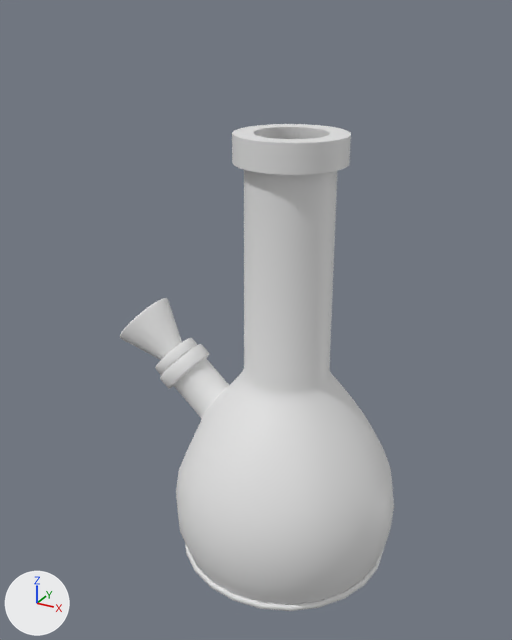
One commit to the FBX model Assets/Models/Bedroom_Stuffs/Boong_E031.fbx: the scene before it, then after it.
Camera for both pictures: a 50 mm lens placed at (0.318, -0.651, 0.647), pointed at (-0.043, 0.005, 0.319). The lights are fixed; the arrows at lower left show +X, +Y and +Z. The older version comes first. Where no turn or scale is listed for an object, it has been applied to the vertices.

In view in the first picture: 'Boong_E031'.
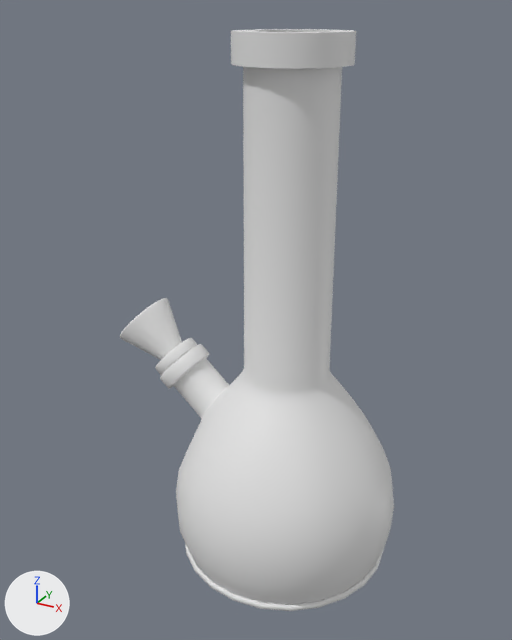
The newer file is also turned or shifted as a whole; pictures and numbers use the older file's frame.

Where the change shows, as pixel boxes (x1, y1, x2, y2) in the pictures (512 x 640 px; the box of a moved part takes in the faces that stretch with it):
'Boong_E031', reshaped (19% taller)
    before: (120, 124, 394, 611)
    after: (120, 29, 394, 611)
part 1 of me_boong_e031_001, moved or reshaped
    before: (232, 124, 351, 391)
    after: (231, 29, 356, 391)

The change in detail:
me_boong_e031_001 is used by ob_boong_e031; location (0.0, 0.0, 0.0).
me_boong_e031_001 had 1777 vertices, 1747 faces and spanned x -0.227..0.134, y -0.134..0.134, z -0.001..0.534.
me_boong_e031_001 now has 1777 vertices, 1747 faces and spans x -0.227..0.134, y -0.134..0.134, z -0.001..0.628.
me_boong_e031_001 part 1: all 144 vertices in x -0.059..0.059, y -0.059..0.059, z 0.501..0.534 are moved by (0.0, 0.0, 0.094).
